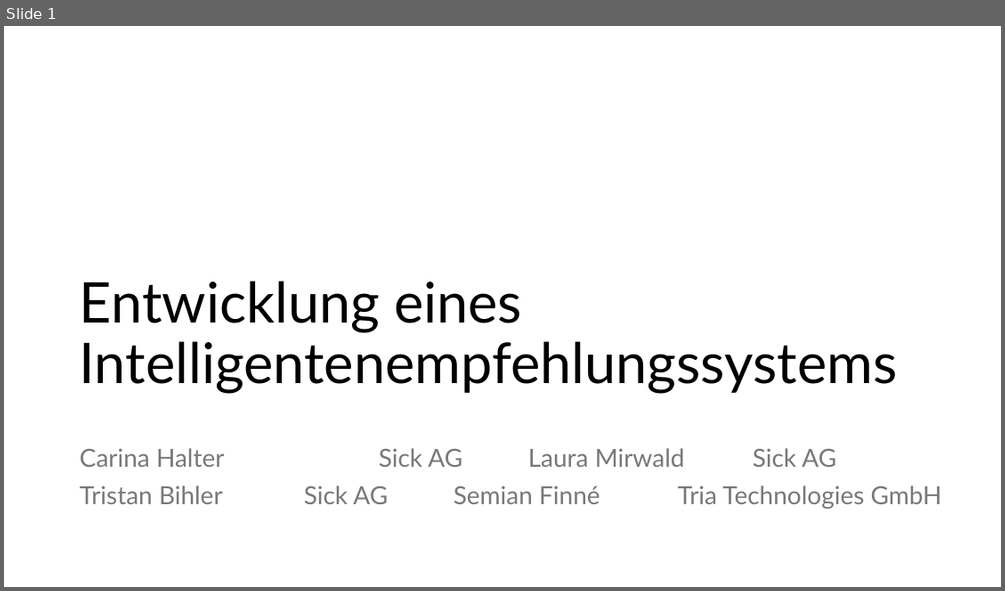
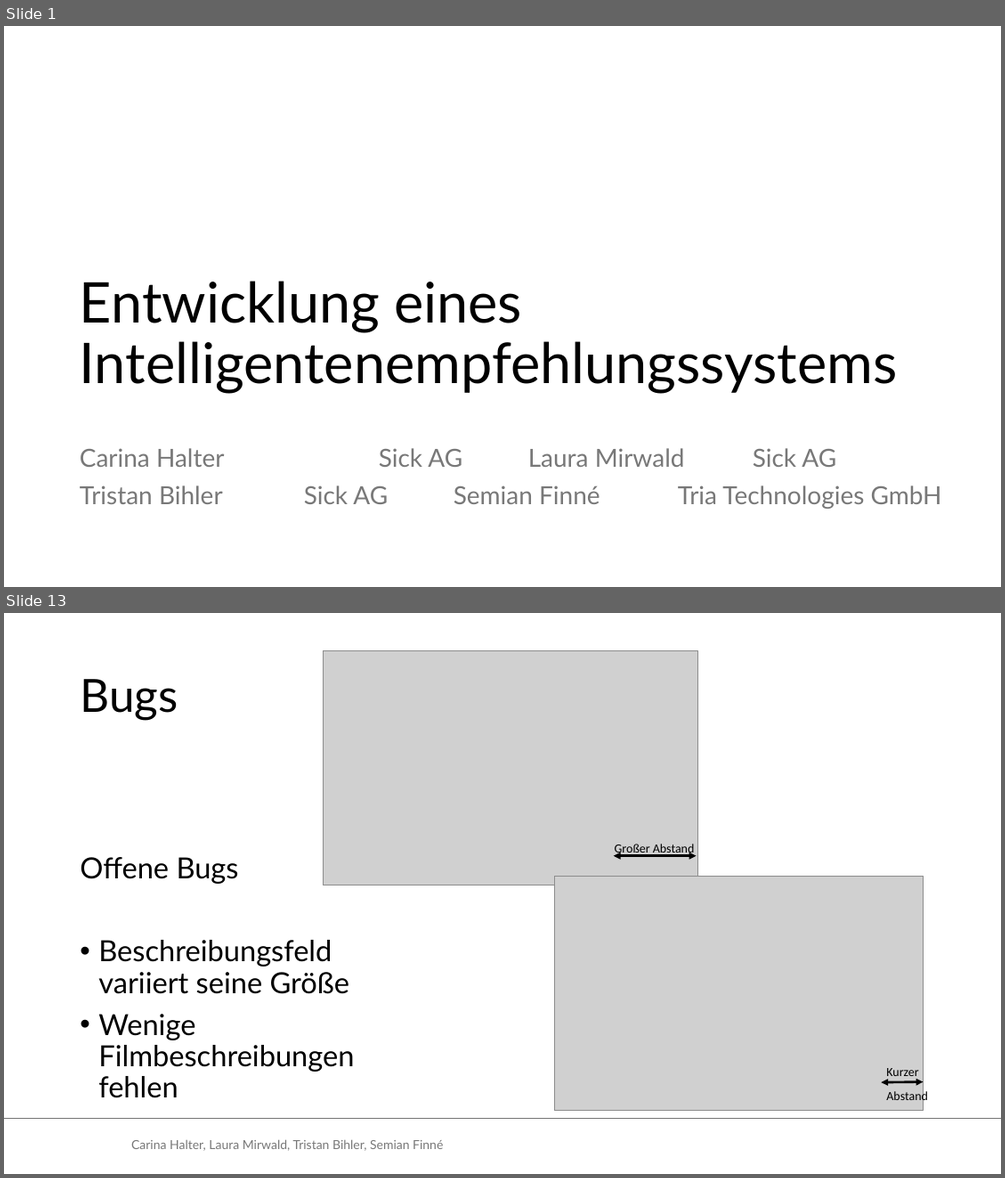
Before and after one commit to Tristan-Bihler/2_Semester_Projekt, a slide deck: Dokumentation/Entwicklung eines Intelligentenempfehlungssystems.pptx. Shown one above the other, each under a label of ours: slide 1 before the commit, slides 1 and 13 after it; the slides between them are not shown. The pictures are 1005x591 and 1005x1178 pixels, drawn with LibreOffice and Linux fonts; fonts in the diff are those of the drawing; grey boxes stand for pictures; background and template pictures are left out. Boxes give left, top, right and bottom in pixels: in the first picture for what was removed or moved away, otherwise in the second. Text is boxed around its words. In the diff, an @@ line names an element or a change of style, - is before the commit and + after.

```diff
--- a/Dokumentation/Entwicklung eines Intelligentenempfehlungssystems.pptx
+++ b/Dokumentation/Entwicklung eines Intelligentenempfehlungssystems.pptx
@@ slide 13 added at (4, 613, 1001, 1174), background #FFFFFF @@
@@ picture added at (324, 651, 698, 885) @@
@@ title added at (80, 679, 178, 720), 44 pt, text #000000 @@
+Bugs
@@ text added at (615, 844, 695, 856), 12 pt, text #000000 @@
+Großer Abstand
@@ text added at (80, 857, 354, 1098), 28 pt, text #000000 @@
+Offene Bugs
+• Beschreibungsfeld variiert seine Größe
+• Wenige Filmbeschreibungen fehlen
@@ picture added at (554, 876, 923, 1111) @@
@@ double arrow added from (614, 856) to (696, 856), #000000 2.25 pt @@
@@ double arrow added from (882, 1082) to (923, 1082), #000000 2.25 pt @@
@@ text added at (886, 1068, 928, 1103), 12 pt, text #000000 @@
+Kurzer
+Abstand
@@ line added from (4, 1119) to (1001, 1119), #747474 1.5 pt @@
@@ text added at (131, 1139, 443, 1151), 12 pt, text #797979 @@
+Carina Halter, Laura Mirwald, Tristan Bihler, Semian Finné
```
Also in this commit, not shown: 3 slides changed, 8 other slides added, 2 slides removed, 1 other file.
